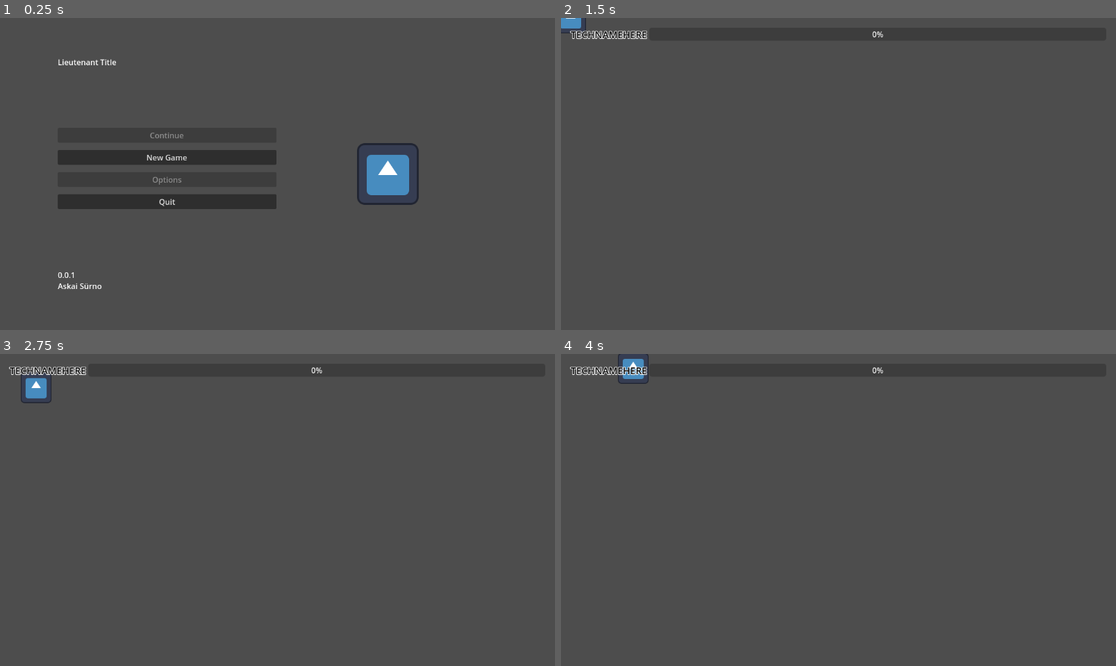
Above: before the commit, frames 1-4 (two rows, left to right).
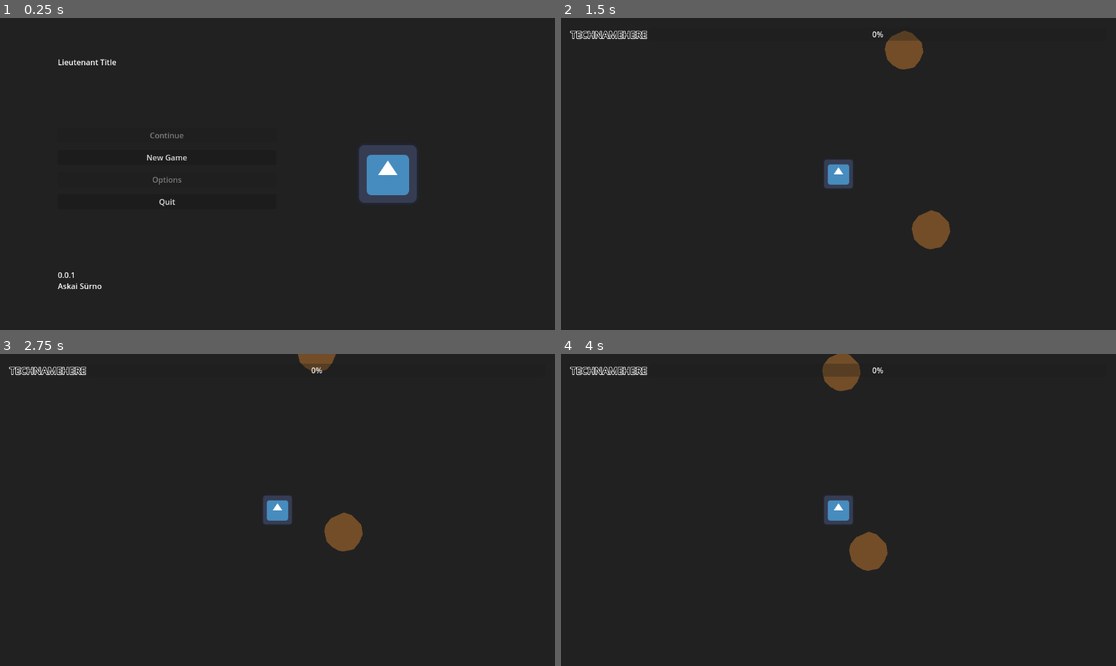
Above: after the commit, the same moments.

Repository: JeanShark-dev/godot-rock-survival
Game: Godot game, scene res://assets/scenes/main.tscn
Same seed, same stepped clock (60 frames per second), same inputs: the game is played once before the commit and once after it. The engine's default icon, where the game draws it, is replaced by a stand-in: a white triangle on a blue panel in a dark square.
Inputs:
- Up to frame 1 (0.25 s): no input
- Up to frame 2 (1.5 s): click "New Game" at 0.5 s; tap Enter at 1.25 s; hold D (mv_right) from 1.28 s (still down)
- Up to frame 3 (2.75 s): release D (mv_right) at 2.03 s; hold S (mv_down) from 2.03 s (still down)
- Up to frame 4 (4 s): release S (mv_down) at 2.78 s; hold D (mv_right) 2.78-3.53 s; hold W (mv_up) from 3.53 s (still down)

The runs differ from the first frame. In frame 1, 94% of the frame differs, in the area x 0-100%, y 0-100%; in frame 2, 99%; in frame 3, 99%; in frame 4, 99%.

Commit message:
added a resource scene and a item pickup scene
work will continue on making þem functional

Diff:
--- /dev/null
+++ b/assets/scenes/pickup.tscn
@@ -0,0 +1,18 @@
+[gd_scene load_steps=3 format=3 uid="uid://s3bp3q6bnj6d"]
+
+[ext_resource type="Script" path="res://assets/scripts/pickup.gd" id="1_vpksd"]
+
+[sub_resource type="CircleShape2D" id="CircleShape2D_aa4xv"]
+radius = 20.0
+
+[node name="Pickup" type="Area2D"]
+script = ExtResource("1_vpksd")
+
+[node name="CollisionShape2D" type="CollisionShape2D" parent="."]
+shape = SubResource("CircleShape2D_aa4xv")
+
+[node name="DirtSpriteTemp" type="Polygon2D" parent="."]
+color = Color(0.4, 0.290196, 0.101961, 1)
+polygon = PackedVector2Array(1, 20, 14, 13, 20, 3, 16, -9, 6, -17, -7, -18, -15, -10, -19, 2, -14, 14)
+
+[node name="Sprite2D" type="Sprite2D" parent="."]
--- a/assets/scenes/player.tscn
+++ b/assets/scenes/player.tscn
@@ -1,10 +1,13 @@
-[gd_scene load_steps=4 format=3 uid="uid://d37mdyvh8oaxs"]
+[gd_scene load_steps=5 format=3 uid="uid://d37mdyvh8oaxs"]
 
 [ext_resource type="Script" path="res://assets/scripts/player.gd" id="1_dkt1q"]
 [ext_resource type="Texture2D" uid="uid://c64ha1mxf0hfw" path="res://assets/sprites/icon.svg" id="2_bmhk1"]
 
 [sub_resource type="CircleShape2D" id="CircleShape2D_qxje2"]
 radius = 29.2746
+
+[sub_resource type="CircleShape2D" id="CircleShape2D_ejosu"]
+radius = 100.0
 
 [node name="Player" type="CharacterBody2D"]
 motion_mode = 1
@@ -18,4 +21,8 @@
 texture = ExtResource("2_bmhk1")
 
 [node name="Camera2D" type="Camera2D" parent="."]
-enabled = false
+
+[node name="ReachArea" type="Area2D" parent="."]
+
+[node name="CollisionShape2D" type="CollisionShape2D" parent="ReachArea"]
+shape = SubResource("CircleShape2D_ejosu")
--- /dev/null
+++ b/assets/scenes/resource.tscn
@@ -0,0 +1,18 @@
+[gd_scene load_steps=3 format=3 uid="uid://bkeswjn2gjg2u"]
+
+[ext_resource type="Script" path="res://assets/scripts/resource.gd" id="1_81o6l"]
+
+[sub_resource type="CircleShape2D" id="CircleShape2D_wnm7y"]
+radius = 40.0
+
+[node name="Resource" type="Area2D"]
+script = ExtResource("1_81o6l")
+
+[node name="CollisionShape2D" type="CollisionShape2D" parent="."]
+shape = SubResource("CircleShape2D_wnm7y")
+
+[node name="DirtSpriteTemp" type="Polygon2D" parent="."]
+color = Color(0.45098, 0.305882, 0.156863, 1)
+polygon = PackedVector2Array(0, 40, 21, 36, 33, 21, 40, 4, 37, -15, 18, -35, 1, -41, -26, -29, -37, -15, -40, -2, -35, 19, -22, 32, -9, 39)
+
+[node name="Sprite2D" type="Sprite2D" parent="."]
--- a/assets/scripts/main.gd
+++ b/assets/scripts/main.gd
@@ -34,11 +34,13 @@
 	var world_container = Node2D.new()	#load þe world
 	add_child(world_container)
 	world_container.process_mode = Node.PROCESS_MODE_PAUSABLE
+	world_container.name = "WorldContainer"
+	world_gen()
 
 	var player_asset = load("res://assets/scenes/player.tscn")	#load þe player
 	var instance = player_asset.instantiate()
 	world_container.add_child(instance)
-	world_container.name = "WorldContainer"
+
 
 	var ui_container = CanvasLayer.new()	#load þe UI container
 	add_child(ui_container)
@@ -62,6 +64,18 @@
 
 
 
+func world_gen():
+	var resource_source = load("res://assets/scenes/resource.tscn")
+	var resource_amount = randi_range(2,10)
+	for i in resource_amount:
+		var instance = resource_source.instantiate()
+		$WorldContainer.add_child(instance)
+		var instance_position = Vector2(randi_range(-1000, 1000), randi_range(-1000, 1000))
+		instance.position = instance_position
+		instance.drop = "dirt"
+		instance.drop_amount_range = [1,2]
+
+
 func load_pause_menu():
 	var pause_menu_asset = load("res://assets/scenes/pause_menu.tscn")
 	var instance = pause_menu_asset.instantiate()
--- /dev/null
+++ b/assets/scripts/pickup.gd
@@ -0,0 +1,8 @@
+extends Area2D
+
+
+var itemType
+
+
+func _ready():
+	add_to_group("pickup")
--- a/assets/scripts/player.gd
+++ b/assets/scripts/player.gd
@@ -2,13 +2,27 @@
 
 
 var movement_speed_base = 100
+var mouse_target = null
 
 
-func get_input():
+func get_mouse_target():
+	pass
+
+
+func harvest(delta):
+	if mouse_target.is_in_group("resource"):
+		mouse_target.harvest(delta, 1, 1)
+
+
+func get_movement():
 	var input_direction = Input.get_vector("mv_left", "mv_right", "mv_up", "mv_down")	#very simple movement, stolen from official docs
 	velocity = input_direction * movement_speed_base
 
 
+func _process(delta):
+	pass
+
+
 func _physics_process(delta):
-	get_input()
+	get_movement()
 	move_and_slide()
--- /dev/null
+++ b/assets/scripts/resource.gd
@@ -0,0 +1,33 @@
+extends Area2D
+
+
+var drop_scene = preload("res://assets/scenes/pickup.tscn")
+
+@export var drop = ""
+@export var drop_amount_range = [1,1]
+@export var harvest_work = 10
+
+
+var world_container
+var main
+
+
+func _ready():
+	add_to_group("resource")
+	world_container = get_parent()
+	main = world_container.get_parent()
+
+
+func harvest(delta, multiplier, drop_multiplier):
+	harvest_work -= delta * multiplier
+	if harvest_work < 0:
+		drop_item(drop_multiplier)
+
+
+func drop_item(multiplier):
+	var harvest_amount = randi_range(drop_amount_range[0], drop_amount_range[1] * multiplier)
+	for i in harvest_amount:
+		var pickup = drop_scene.instantiate()
+		world_container.add_child(pickup)
+		pickup.position = position
+		pickup.itemType = drop
--- a/project.godot
+++ b/project.godot
@@ -13,6 +13,7 @@
 config/name="GD-Rock"
 run/main_scene="res://assets/scenes/main.tscn"
 config/features=PackedStringArray("4.2", "Forward Plus")
+boot_splash/bg_color=Color(0.141176, 0.141176, 0.141176, 1)
 config/icon="res://icon.svg"
 
 [input]
@@ -47,3 +48,7 @@
 
 2d/default_gravity=0.0
 2d/default_gravity_vector=Vector2(0, 0)
+
+[rendering]
+
+environment/defaults/default_clear_color=Color(0.129412, 0.129412, 0.129412, 1)
